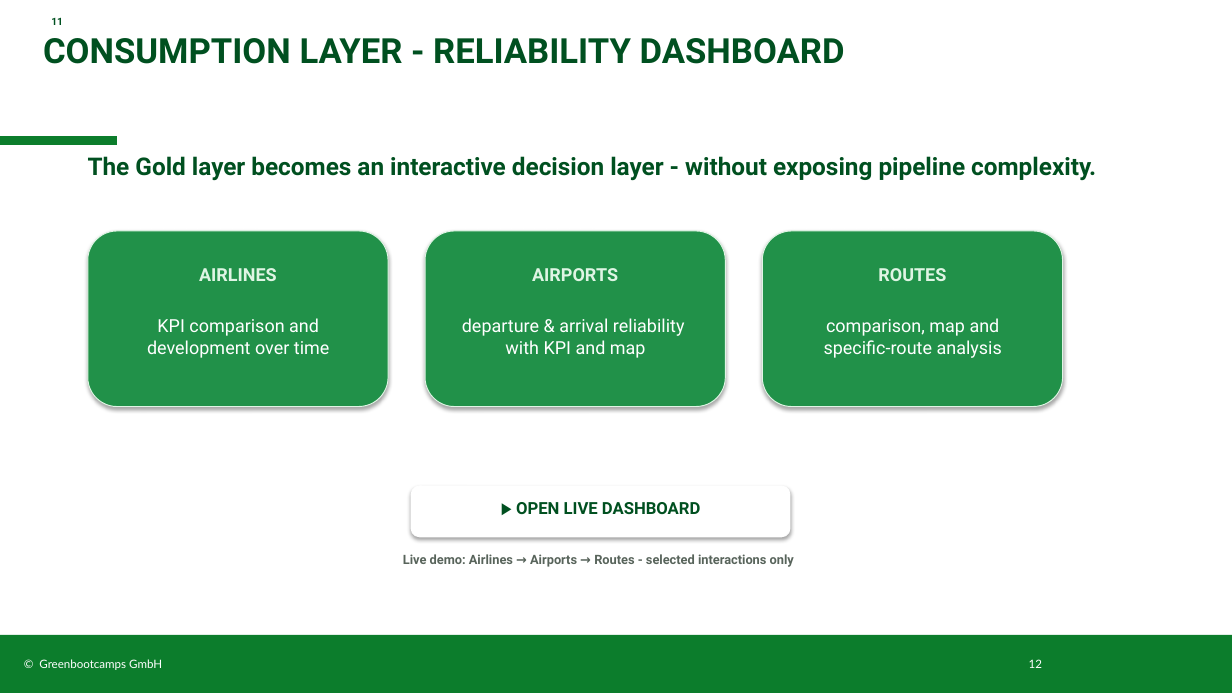
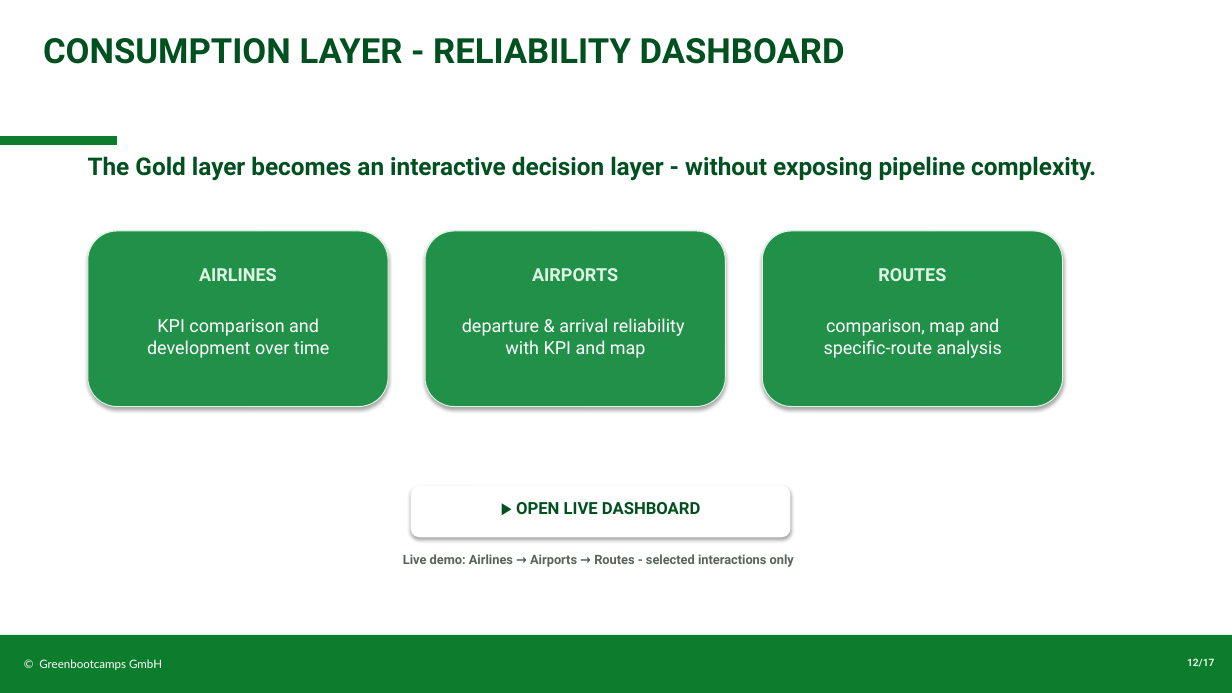
Before and after one commit to Peter-SQL/airline-operations-pipeline, a slide deck: slide 12 of docs/Airline_Reliability_PB.pptx. Drawn at 1232x693 pixels with LibreOffice and Linux fonts; fonts in the diff are those of the drawing; background and template pictures are left out. Boxes give left, top, right and bottom in pixels: in the first picture for what was removed or moved away, otherwise in the second. Text is boxed around its words. In the diff, an @@ line names an element or a change of style, - is before the commit and + after.

```diff
--- a/docs/Airline_Reliability_PB.pptx
+++ b/docs/Airline_Reliability_PB.pptx
@@ text removed at <box>51,17,63,25</box> @@
-11
@@ text at <box>39,659,162,670</box>: text changed @@
-© Greenbootcamps GmbH 12
+© Greenbootcamps GmbH
@@ page number added at <box>1187,658,1214,667</box>, 8 pt, text #DFF5E4, bold @@
+12/17
```
Also in this commit, not shown: 11 other slides changed, 5 slides added, 1 slide removed, 3 other files.
